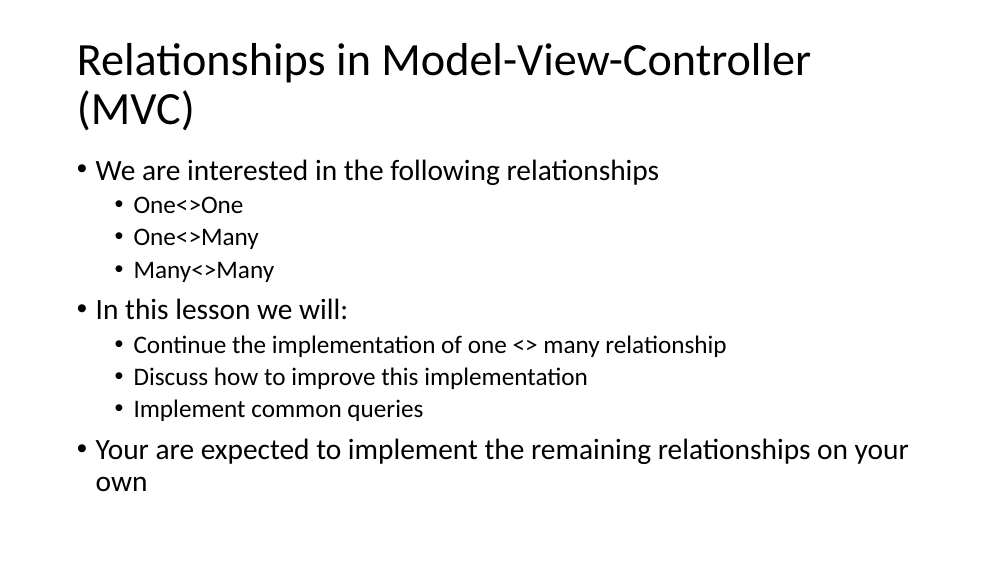
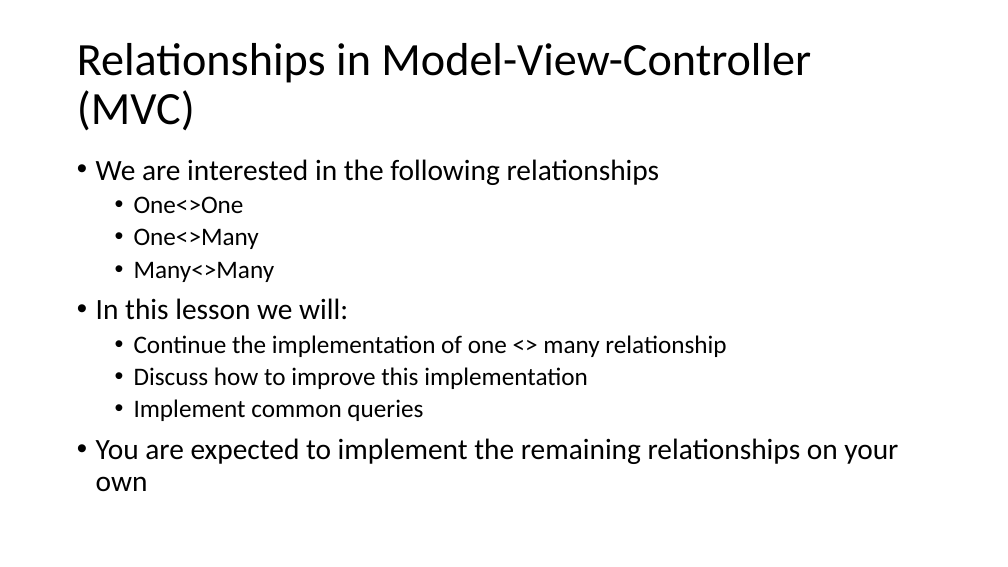
Before and after one commit to hogeschool/Development--Web, a slide deck: slide 3 of Lesson2/lesson2.pptx. Drawn at 1008x567 pixels with LibreOffice and Linux fonts; fonts in the diff are those of the drawing. Boxes give left, top, right and bottom in pixels: in the first picture for what was removed or moved away, otherwise in the second. Text is boxed around its words. In the diff, an @@ line names an element or a change of style, - is before the commit and + after.

```diff
--- a/Lesson2/lesson2.pptx
+++ b/Lesson2/lesson2.pptx
@@ text at (x1=96, y1=438, x2=898, y2=492): text changed @@
-• Your are expected to implement the remaining relationships on your own
+• You are expected to implement the remaining relationships on your own
```
Also in this commit, not shown: 2 other slides changed, 3 slides added.
